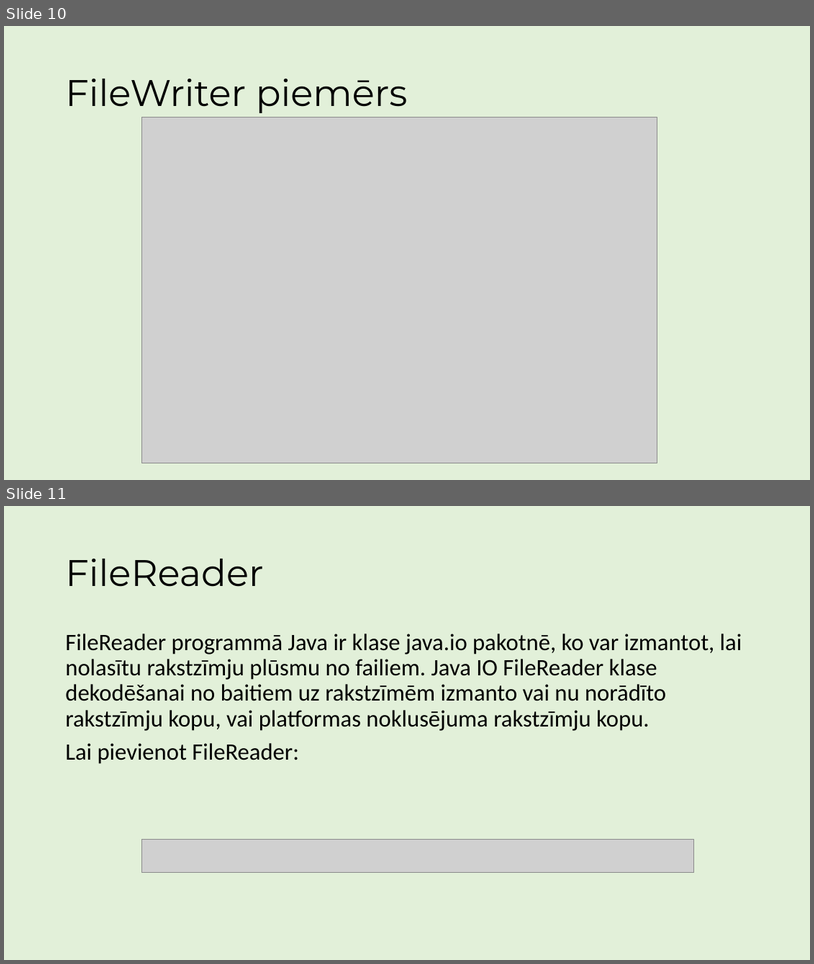
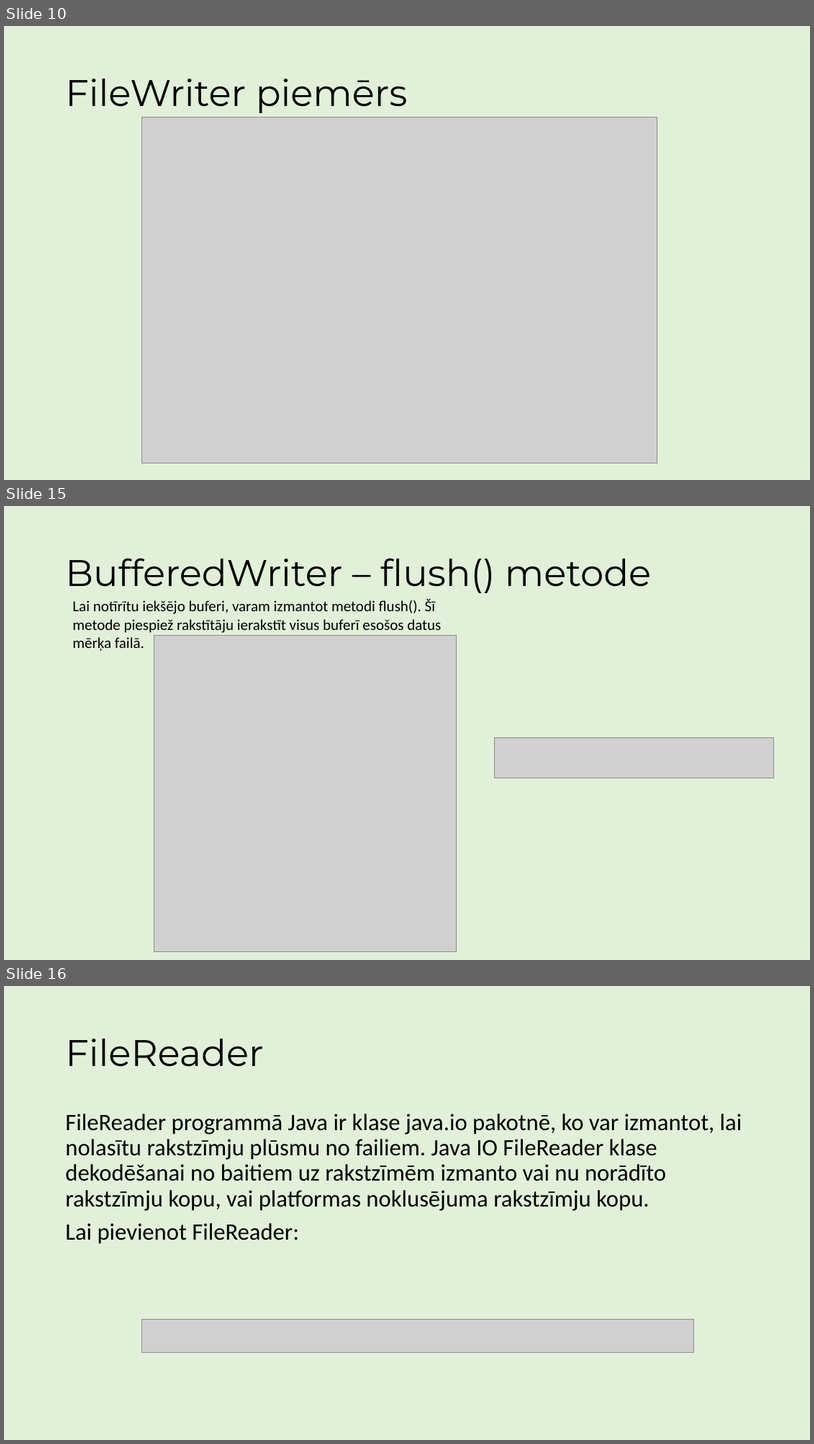
Before and after one commit to ricciss/TekstaDatnes, a slide deck: MacibuMaterials.pptx. Shown one above the other, each under a label of ours: slides 10 and 11 before the commit, slides 10, 15 and 16 after it; the slides between them are not shown. The pictures are 814x964 and 814x1444 pixels, drawn with LibreOffice and Linux fonts; fonts in the diff are those of the drawing; grey boxes stand for pictures. Boxes give left, top, right and bottom in pixels: in the first picture for what was removed or moved away, otherwise in the second. Text is boxed around its words. In the diff, an @@ line names an element or a change of style, - is before the commit and + after.

Commit message:
Pievienota informācija par BufferedWriter

```diff
--- a/MacibuMaterials.pptx
+++ b/MacibuMaterials.pptx
@@ slide 15 added at [4,506,810,960], background #E2F0D9 @@
@@ title added at [65,558,651,593], 44 pt, text #000000 @@
+BufferedWriter – flush() metode
@@ text added at [72,599,441,651], 18 pt, text #000000 @@
+Lai notīrītu iekšējo buferi, varam izmantot metodi flush(). Šī metode piespiež rakstītāju ierakstīt visus buferī esošos datus mērķa failā.
@@ picture added at [154,635,456,951] @@
@@ picture added at [495,738,774,777] @@
@@ what was slide 11 is now slide 16 @@
```
Also in this commit, not shown: 1 slide changed, 3 other slides added.
